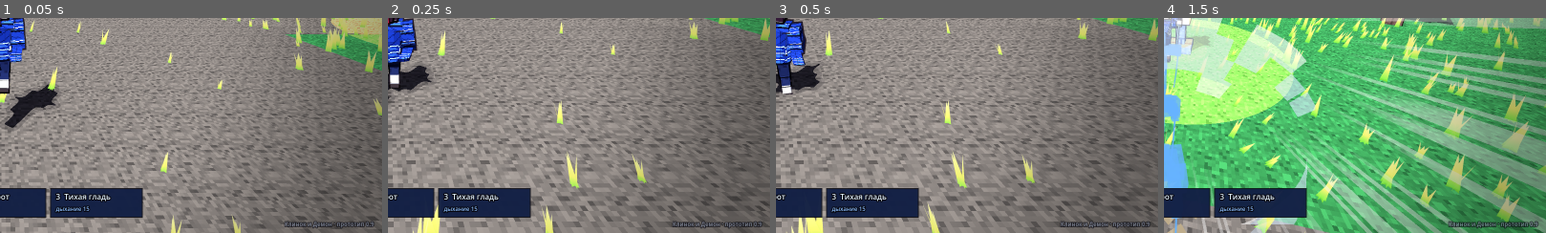
Above: before the commit, frames 1-4 (left to right).
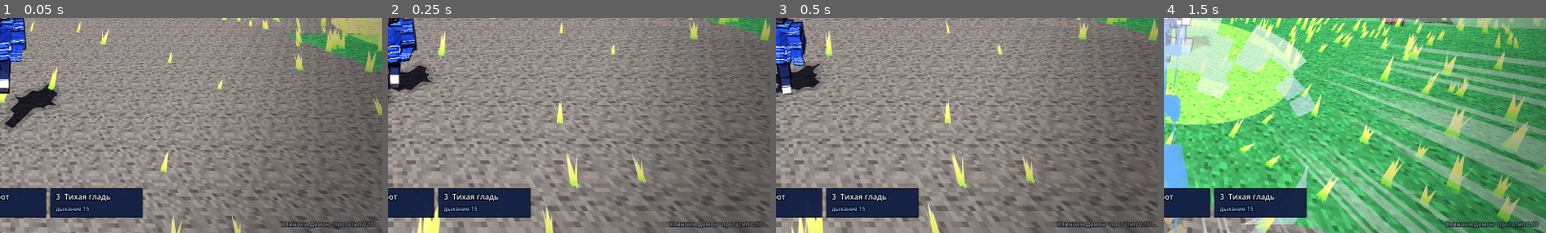
Above: after the commit, the same moments.

Repository: Tsenze13/DemonSlatarME
Game: Godot game, scene res://main.tscn
The game is run twice, just before and just after one commit, with the same random seed, the same clock (stepped at 60 frames per second) and the same inputs.
Inputs (mouse positions are % of the whole screen's width and height, from its top left):
- Up to frame 1 (0.05 s): no input
- Up to frame 2 (0.25 s): no input
- Up to frame 3 (0.5 s): no input
- Up to frame 4 (1.5 s): tap Enter at 0.5 s; move the mouse to (55, 50) at 0.52 s; hold R (breathe) 0.53-1.28 s; hold Up from 0.53 s (still down); click (55, 50) at 0.67 s; tap Space (jump) at 0.77 s; tap Shift (dash) at 0.8, 1.35 s; move the mouse to (45, 50) at 1.27 s
The pictures show only the part of the screen within x 50-100%, y 50-100%; the shares and areas given below are measured in that part.

The runs differ from the first frame. In frame 1, 0.3% of the frame differs, in the area x 73-98%, y 94-98%; in frame 2, 0.3%; in frame 3, 0.3%; in frame 4, 0.4%, in the area x 73-99%, y 94-99%.

Commit message:
Клинок и Демон v0.10: хлыст и парные клинки держатся правильно
Хлыст: исправлено распознавание (плоский свёрнутый клинок принимался за гарду),
в руке только рукоять, лента из гарды, стойка рукой вниз-вперёд, на бедре свёрнут.
Парные клинки: стойка двумя руками через IK, удары правой и левой по очереди.

Co-Authored-By: Claude Opus 5.5 <noreply@anthropic.com>
Claude-Session: https://claude.ai/code/session_01G3h9Yu3TGjLRQLW4GY5QkV

Diff:
--- a/project.godot
+++ b/project.godot
@@ -4,7 +4,7 @@
 [application]
 
 config/name="Клинок и Демон"
-config/version="0.9"
+config/version="0.10"
 run/main_scene="res://main.tscn"
 config/features=PackedStringArray("4.7", "GL Compatibility")
 
--- a/scripts/hud.gd
+++ b/scripts/hud.gd
@@ -243,4 +243,4 @@
 		for l in lines:
 			_txt(Vector2(hx, hy), l, int(15 * u), Color(0.88, 0.92, 1.0))
 			hy += 24 * u
-	_txt(Vector2(s.x - 16 * u, s.y - 14 * u), "Клинок и Демон · прототип 0.9", int(12 * u), Color(0.7, 0.75, 0.85, 0.6), HORIZONTAL_ALIGNMENT_RIGHT, 0)
+	_txt(Vector2(s.x - 16 * u, s.y - 14 * u), "Клинок и Демон · прототип 0.10", int(12 * u), Color(0.7, 0.75, 0.85, 0.6), HORIZONTAL_ALIGNMENT_RIGHT, 0)
--- a/scripts/player.gd
+++ b/scripts/player.gd
@@ -148,6 +148,8 @@
 var trail_l
 var grip_w := 0.0                  # вес двуручного хвата (IK обеих рук + положение меча)
 var left_w := 0.0                  # вес левой руки на рукояти
+var grip_r_w := 0.0
+var grip_l_w := 0.0
 var sprinting := false
 var draw_swapped := false
 var iai_dist := 8.0               # длина рывка при выхвате-ударе
@@ -456,7 +458,9 @@
 	else:
 		trail.push(blade_base.global_position, blade_tip.global_position)
 	if sword_mode == "dual":
-		trail_l.emitting = trail.emitting
+		var ds := _dual_side()
+		trail_l.emitting = trail.emitting and ds != "r"
+		trail.emitting = trail.emitting and ds != "l"
 		trail_l.push(sword_l.global_transform * Vector3(0, -0.13, 0), sword_l.global_transform * Vector3(0, -0.95, 0))
 
 func _separate_from_enemies() -> void:
@@ -625,9 +629,10 @@
 		h.position = Vector3(0, -0.1, 0)
 		sword_vis.add_child(h)
 		# в ножнах — свёрнутый клинок висит на бедре
-		var coil := SwordLib.make(8)
-		coil.basis = sheath_node.basis.inverse() * Basis.from_euler(Vector3(0.25, 0, 0))
-		coil.position = sheath_node.basis.inverse() * Vector3(0.05, 0.15, -0.1)
+		var coil := SwordLib.make(8, _tint())
+		# в системе бёдер: клинок вниз, свёрнутая лента вдоль бедра
+		var hip_xf := Transform3D(Basis.from_euler(Vector3(0.12, 0, -0.08)), Vector3(0.27, 0.12, 0.0))
+		coil.transform = (sheath_node.transform * Transform3D(Basis.IDENTITY, sheathed_hilt.position)).affine_inverse() * hip_xf
 		sheathed_hilt.add_child(coil)
 		blade_len = 0.3
 	else:
@@ -1621,17 +1626,13 @@
 			p.leg_l = Vector3(-20, 0, 0)
 			p.shin_l = Vector3(60, 0, 0)
 
-	if sword_mode == "dual" and drawn and state not in ["dash", "flash", "wallrun", "draw", "dead"]:
-		var ar: Vector3 = p.arm_r
-		p.arm_l = Vector3(ar.x, -ar.y, -ar.z)
-		p.fore_l = p.fore_r
-		if state != "attack":
-			# стойка с двумя клинками: руки в стороны, клинки вперёд
-			if not (is_on_floor() and sp > 9.0):
-				p.arm_r = Vector3(-35, -25, -30)
-				p.arm_l = Vector3(-35, 25, 30)
-				p.fore_r = Vector3(-35, 0, 0)
-				p.fore_l = Vector3(-35, 0, 0)
+	if sword_mode == "dual" and drawn and state == "attack":
+		# удар левой — зеркало правой позы; правая в это время держит стойку (IK)
+		var side := _dual_side()
+		if side == "l" or side == "both":
+			var ar: Vector3 = p.arm_r
+			p.arm_l = Vector3(ar.x, -ar.y, -ar.z)
+			p.fore_l = p.fore_r
 	# применение
 	var rate := 1.0 - exp(-(40.0 if snap else 16.0) * dt)
 	for k in J:
@@ -1655,6 +1656,20 @@
 
 # ---------------------------------------------------------------------
 # Двуручный хват катаны: руки сами тянутся к рукояти (обратная кинематика).
+# Парные клинки: какой рукой идёт удар (r — правой, l — левой, both — обеими).
+const DUAL_SIDE := {"l1": "r", "l2": "l", "l3": "r", "l4": "both", "air": "r", "dslash": "l",
+	"heavy": "both", "f1": "both", "f2": "both", "counter": "both", "ripple": "l", "iai": "both"}
+# Стойки (система торса): рука, направление клинка.
+const DUAL_R_H := Vector3(-0.3, 0.07, 0.26)
+const DUAL_R_D := Vector3(-0.3, -0.3, 1.0)
+const WHIP_H := Vector3(-0.31, 0.04, 0.24)
+const WHIP_D := Vector3(-0.15, -0.8, 0.55)
+
+func _dual_side() -> String:
+	if state == "attack":
+		return DUAL_SIDE.get(atk_name, "both")
+	return ""
+
 const UPPER := 0.27
 const LOWER := 0.29
 const CHUDAN_H := Vector3(-0.04, 0.12, 0.3)      # правая рука перед животом (в системе торса)
@@ -1664,10 +1679,13 @@
 
 func _apply_ik(dt: float, sp: float) -> void:
 	var katana := sword_mode in ["katana", "proc"]
+	var idle_ok: bool = drawn and ((state == "move" and is_on_floor() and sp < 9.0) or state in ["breathe", "stance"])
 	var gw := 0.0
 	var lw := 0.0
 	var H := CHUDAN_H
 	var D := CHUDAN_D.normalized()
+	var rw := 0.0     # правая рука в стойке (парные / хлыст)
+	var lgw := 0.0    # левая рука в стойке (парные)
 	if katana and drawn:
 		if state == "move" and is_on_floor() and sp < 9.0:
 			gw = 1.0
@@ -1679,22 +1697,48 @@
 			lw = 1.0
 		if state == "attack" and atk_name == "f2":
 			lw = 0.0
+	elif sword_mode == "dual" and drawn:
+		var side := _dual_side()
+		if idle_ok or state == "parry":
+			rw = 1.0
+			lgw = 1.0
+		elif side == "r":
+			lgw = 1.0
+		elif side == "l":
+			rw = 1.0
+	elif sword_mode == "whip" and drawn and idle_ok:
+		rw = 1.0
 	grip_w = move_toward(grip_w, gw, dt * 7.0)
 	left_w = move_toward(left_w, lw, dt * 9.0)
+	grip_r_w = move_toward(grip_r_w, rw, dt * 9.0)
+	grip_l_w = move_toward(grip_l_w, lgw, dt * 9.0)
 	var torso: Node3D = J.torso
 	var inv := torso.global_transform.affine_inverse()
 	if state == "draw" and katana:
 		_draw_ik(inv)
 		return
 	if grip_w > 0.001:
-		_ik_arm("r", H, grip_w)
-		var want := _blade_basis(D)
-		var ft: Basis = J.arm_r.basis * J.fore_r.basis
-		var loc := (ft.inverse() * want).orthonormalized()
-		J.sword.basis = Basis(J.sword.basis.get_rotation_quaternion().slerp(loc.get_rotation_quaternion(), grip_w))
+		_hold("r", H, D, grip_w, J.sword)
 	if left_w > 0.001:
 		var tl: Vector3 = inv * (J.sword.global_transform * Vector3(0, 0.15, 0))
 		_ik_arm("l", tl, left_w)
+	if sword_mode == "dual":
+		if grip_r_w > 0.001:
+			_hold("r", DUAL_R_H, DUAL_R_D.normalized(), grip_r_w, J.sword)
+		if grip_l_w > 0.001:
+			var lh := Vector3(-DUAL_R_H.x, DUAL_R_H.y, DUAL_R_H.z)
+			var ld := Vector3(-DUAL_R_D.x, DUAL_R_D.y, DUAL_R_D.z).normalized()
+			_hold("l", lh, ld, grip_l_w, sword_l)
+	elif sword_mode == "whip" and grip_r_w > 0.001:
+		_hold("r", WHIP_H, WHIP_D.normalized(), grip_r_w, J.sword)
+
+# Рука в точке H (система торса), клинок в её кулаке смотрит по D, лезвие вниз.
+func _hold(side: String, H: Vector3, D: Vector3, w: float, blade: Node3D) -> void:
+	_ik_arm(side, H, w)
+	var want := _blade_basis(D)
+	var ft: Basis = J["arm_" + side].basis * J["fore_" + side].basis
+	var loc := (ft.inverse() * want).orthonormalized()
+	blade.basis = Basis(blade.basis.get_rotation_quaternion().slerp(loc.get_rotation_quaternion(), w))
 
 # Видимый выхват: рука к рукояти на бедре, клинок выезжает вдоль ножен, потом в стойку.
 func _draw_ik(inv: Transform3D) -> void:
--- a/scripts/sword_lib.gd
+++ b/scripts/sword_lib.gd
@@ -11,7 +11,7 @@
 	"Синий клинок", "Бирюзовый клинок", "Волнистый клинок", "Огненный клинок", "Зелёный клинок",
 	"Тонкий клинок", "Широкий клинок (левый)", "Широкий клинок (правый)", "Гибкий клинок",
 ]
-const FLIP := [8]   # у гибкого клинка автоматика путает рукоять и лезвие
+const FLIP := []   # если автоматика перепутает рукоять и клинок — номер сюда
 
 static var _scene: Node3D
 static var _groups: Array = []
@@ -70,9 +70,14 @@
 	var gw := 0.0
 	for b in boxes:
 		var w := 0.0
+		var thin_side := 99.0
 		for k in 3:
 			if k != axis:
 				w = maxf(w, b.size[k])
+				thin_side = minf(thin_side, b.size[k])
+		# плоские картинки (свёрнутый клинок хлыста) гардой не считаем
+		if thin_side < 0.01:
+			continue
 		if w > gw:
 			gw = w
 			guard = b
Not shown, changed: docs/ПРОЧТИ.txt
Not shown, changed: CLAUDE.md
